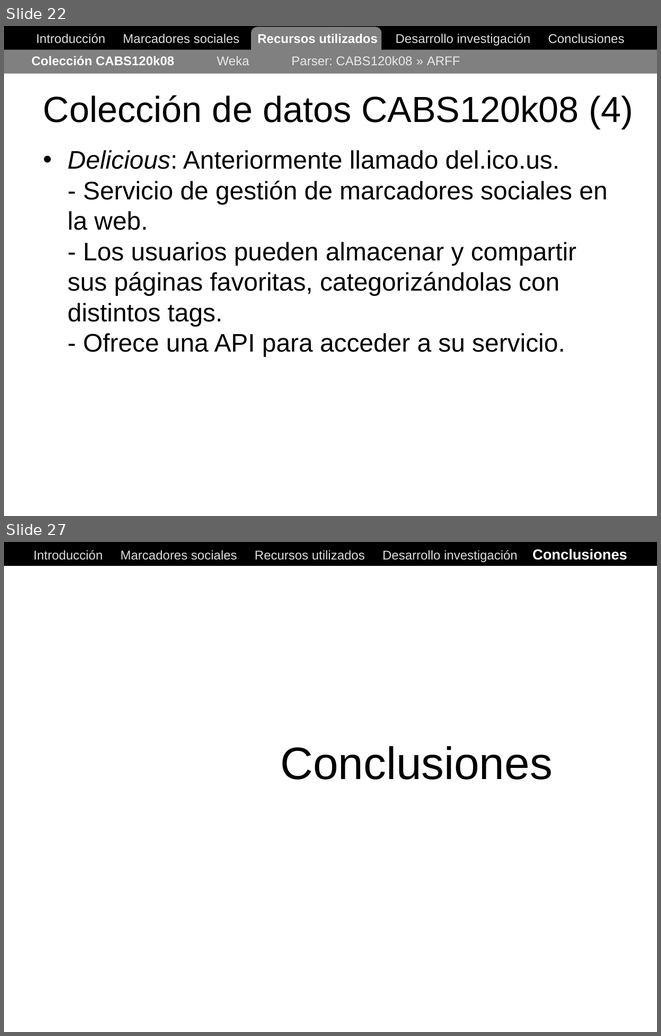
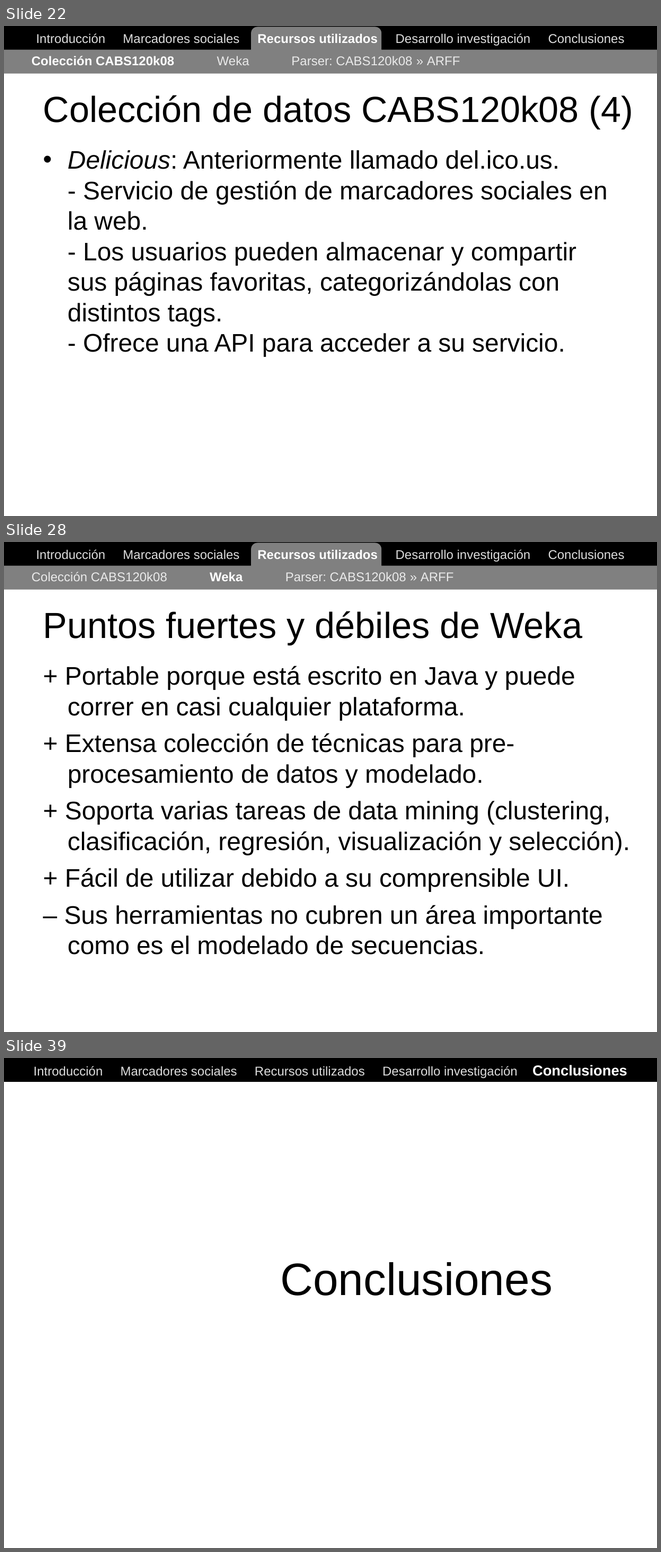
Before and after one commit to ak907kenai/nicotournetesis, a slide deck: docs_trunk/Nicolás Tourné - Presentación Tesis (v1).ppt. Shown one above the other, each under a label of ours: slides 22 and 27 before the commit, slides 22, 28 and 39 after it; the slides between them are not shown. The pictures are 661x1036 and 661x1552 pixels, drawn with LibreOffice and Linux fonts; fonts in the diff are those of the drawing. Boxes give left, top, right and bottom in pixels: in the first picture for what was removed or moved away, otherwise in the second. Text is boxed around its words. In the diff, an @@ line names an element or a change of style, - is before the commit and + after.

```diff
--- a/docs_trunk/Nicolás Tourné - Presentación Tesis (v1).ppt
+++ b/docs_trunk/Nicolás Tourné - Presentación Tesis (v1).ppt
@@ slide 28 added at <box>4,542,657,1032</box>, background #FFFFFF @@
@@ rectangle added at <box>4,542,657,565</box>, fill #000000, outline #000000 0.74 pt @@
@@ text added at <box>36,549,625,562</box>, 14 pt, text #DDDDDD @@
+Introducción Marcadores sociales Recursos utilizados Desarrollo investigación Conclusiones
@@ rounded rectangle added at <box>251,543,381,581</box>, fill #808080 @@
@@ rectangle added at <box>4,565,657,589</box>, fill #808080 @@
@@ text added at <box>32,572,454,581</box>, 14 pt, text #EAEAEA @@
+Colección CABS120k08 Weka Parser: CABS120k08 » ARFF
@@ title added at <box>43,611,583,645</box>, 40 pt, text #000000 @@
+Puntos fuertes y débiles de Weka
@@ text added at <box>64,665,630,954</box>, 28 pt, text #000000 @@
++ Portable porque está escrito en Java y puede correr en casi cualquier plataforma.
++ Extensa colección de técnicas para pre-procesamiento de datos y modelado.
++ Soporta varias tareas de data mining (clustering, clasificación, regresión, visualización y selección).
++ Fácil de utilizar debido a su comprensible UI.
+– Sus herramientas no cubren un área importante como es el modelado de secuencias.
@@ what was slide 27 is now slide 39 @@
```
Also in this commit, not shown: 4 slides changed, 11 other slides added.
